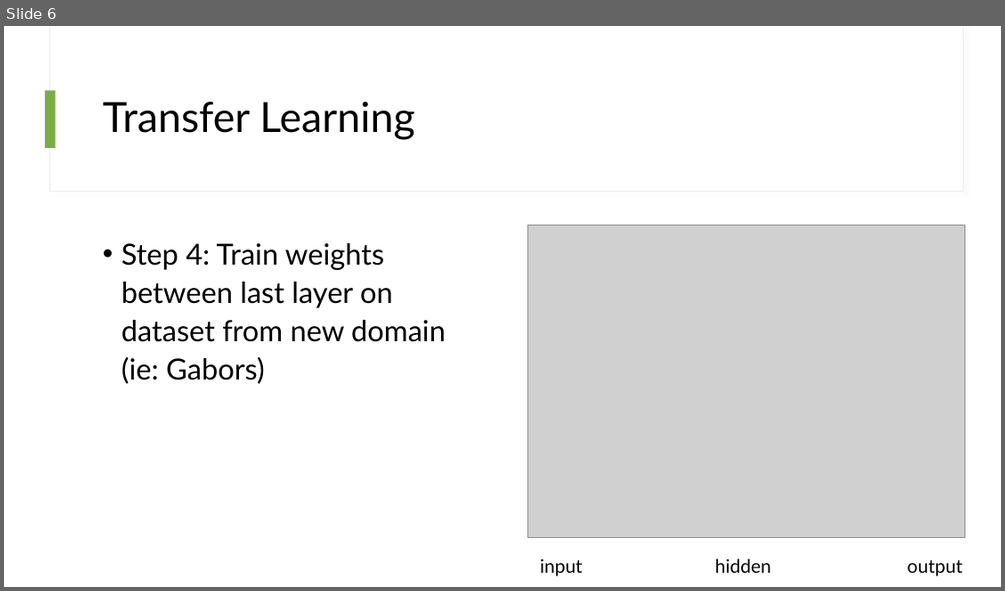
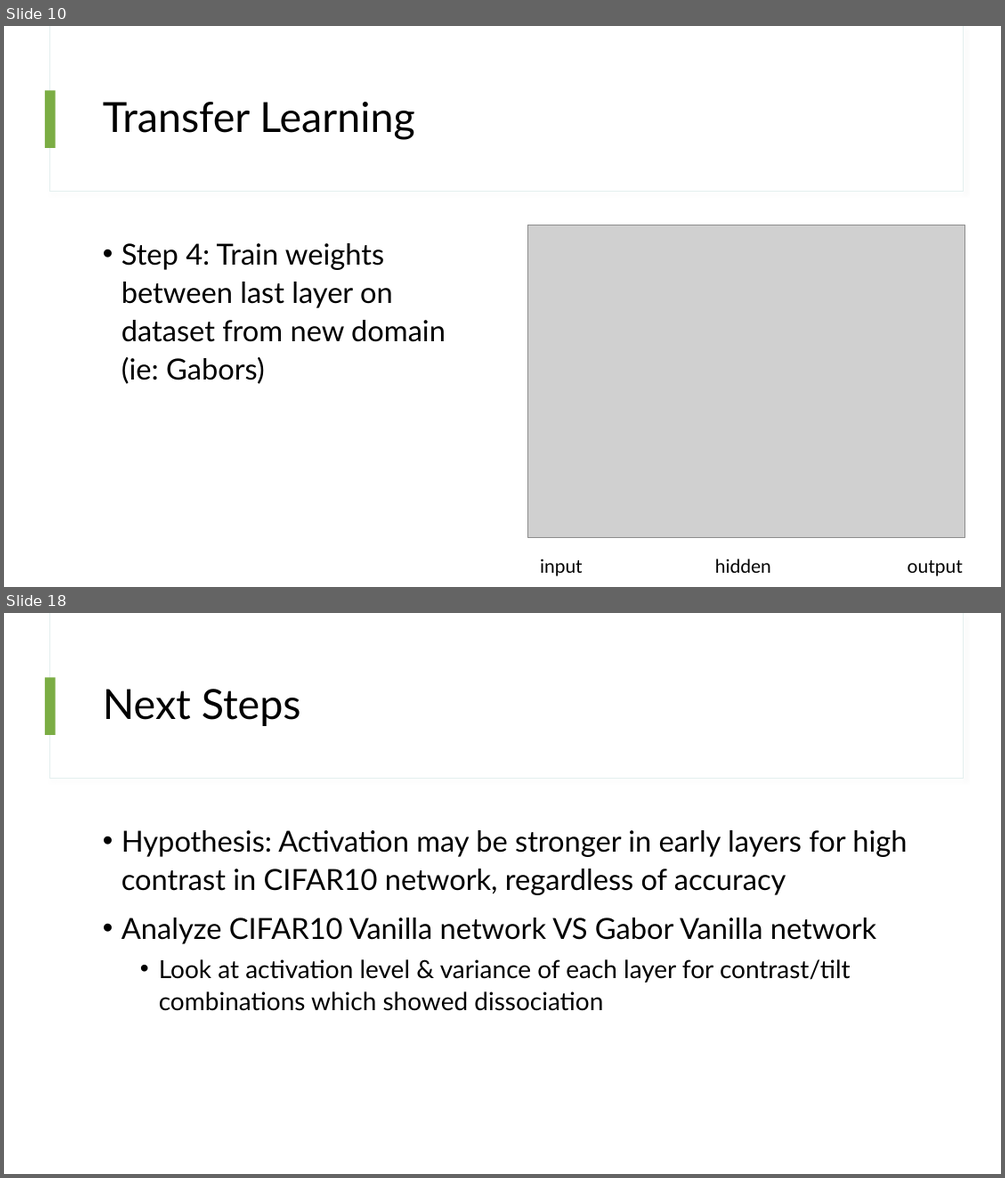
Before and after one commit to thor4/neuralnets, a slide deck: projects/1-CNN/presentations/Confidence Bias in Humans & Neural Networks.pptx. Shown one above the other, each under a label of ours: slide 6 before the commit, slides 10 and 18 after it; the slides between them are not shown. The pictures are 1005x591 and 1005x1178 pixels, drawn with LibreOffice and Linux fonts; fonts in the diff are those of the drawing; grey boxes stand for pictures. Boxes give left, top, right and bottom in pixels: in the first picture for what was removed or moved away, otherwise in the second. Text is boxed around its words. In the diff, an @@ line names an element or a change of style, - is before the commit and + after.

```diff
--- a/projects/1-CNN/presentations/Confidence Bias in Humans & Neural Networks.pptx
+++ b/projects/1-CNN/presentations/Confidence Bias in Humans & Neural Networks.pptx
@@ slide 18 added at box(4, 613, 1001, 1174), background #FFFFFF; not listed: 3 template elements that a slide beside it also shows @@
@@ title added at box(103, 689, 301, 726), 40 pt, text #000000 @@
+Next Steps
@@ text added at box(121, 830, 906, 1011), 28 pt, text #000000 @@
+• Hypothesis: Activation may be stronger in early layers for high contrast in CIFAR10 network, regardless of accuracy
+• Analyze CIFAR10 Vanilla network VS Gabor Vanilla network
+  • Look at activation level & variance of each layer for contrast/tilt combinations which showed dissociation
@@ what was slide 6 is now slide 10 @@
```
Also in this commit, not shown: 3 slides changed, 10 other slides added.
